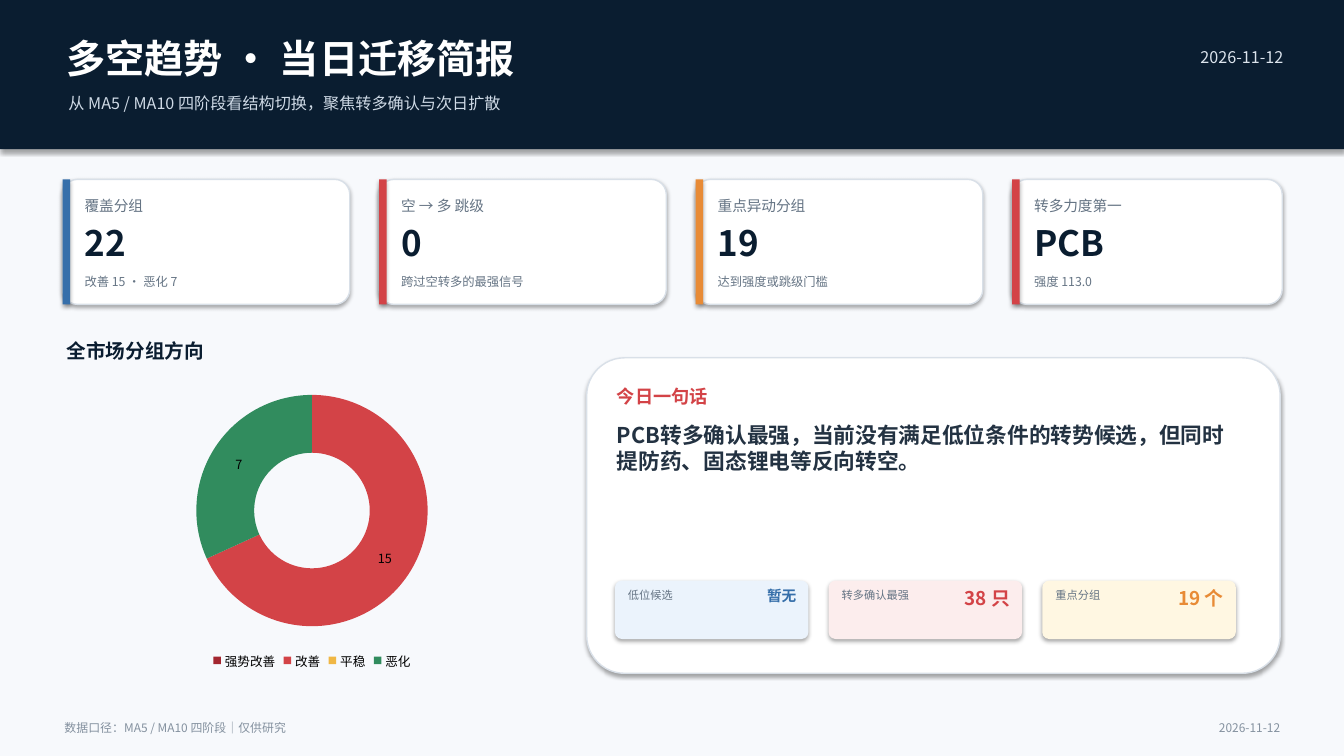
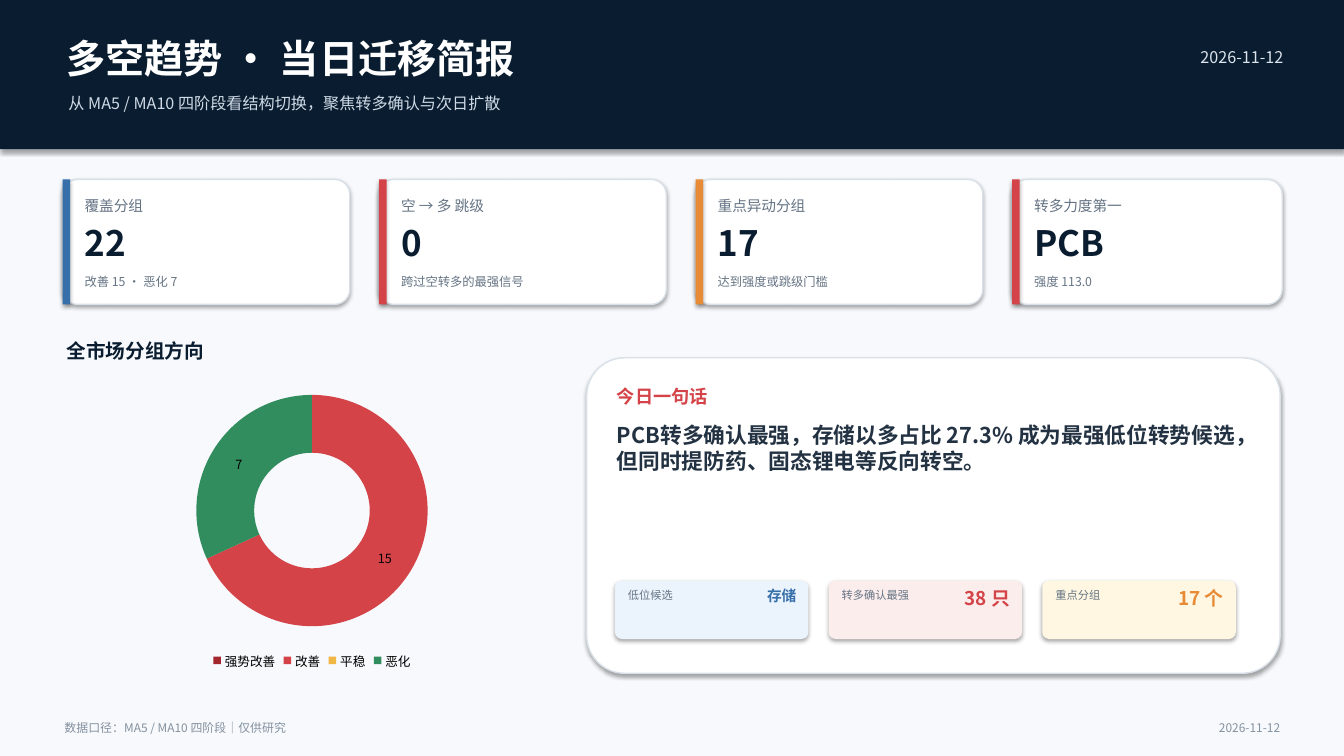
Before and after one commit to nancybhc/a-share-blast-lab, a slide deck: slide 1 of assets/多空阶段简报_2026-11-12.pptx. Drawn at 1344x756 pixels with LibreOffice and Linux fonts; fonts in the diff are those of the drawing. Boxes give left, top, right and bottom in pixels: in the first picture for what was removed or moved away, otherwise in the second. Text is boxed around its words. In the diff, an @@ line names an element or a change of style, - is before the commit and + after.

```diff
--- a/assets/多空阶段简报_2026-11-12.pptx
+++ b/assets/多空阶段简报_2026-11-12.pptx
@@ text at (718,230,759,256): text changed @@
-19
+17
@@ text at (617,424,1257,471): text changed @@
-PCB转多确认最强，当前没有满足低位条件的转势候选，但同时提防药、固态锂电等反向转空。
+PCB转多确认最强，存储以多占比 27.3% 成为最强低位转势候选，但同时提防药、固态锂电等反向转空。
@@ text at (767,588,796,602): text changed @@
-暂无
+存储
@@ text at (1178,589,1224,607): text changed @@
-19 个
+17 个
```
Also in this commit, not shown: 3 other slides changed, 10 other files.
